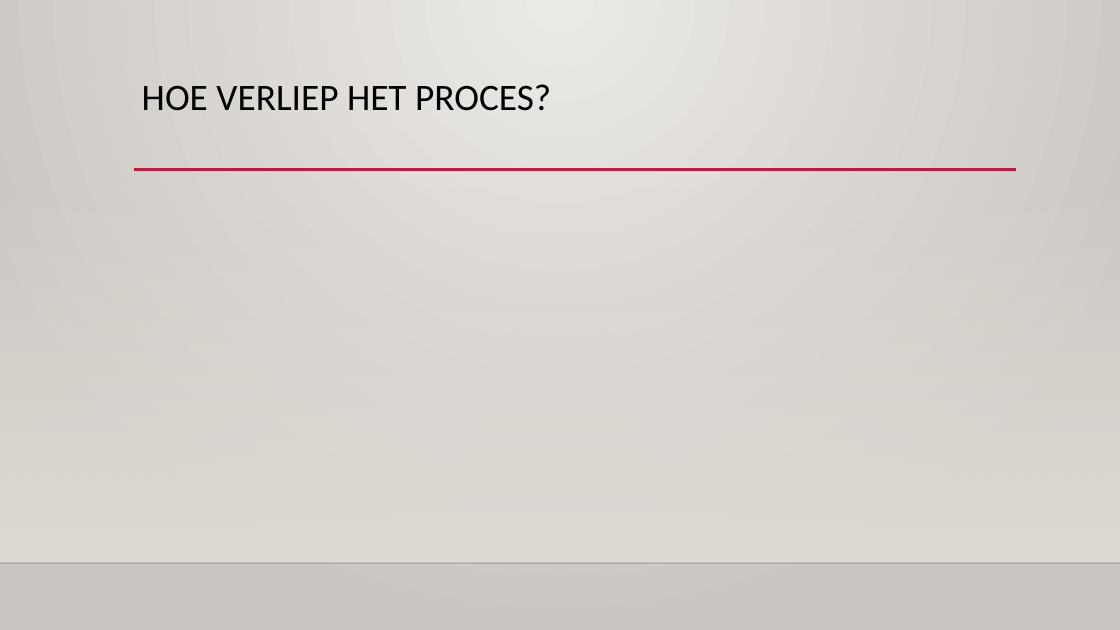
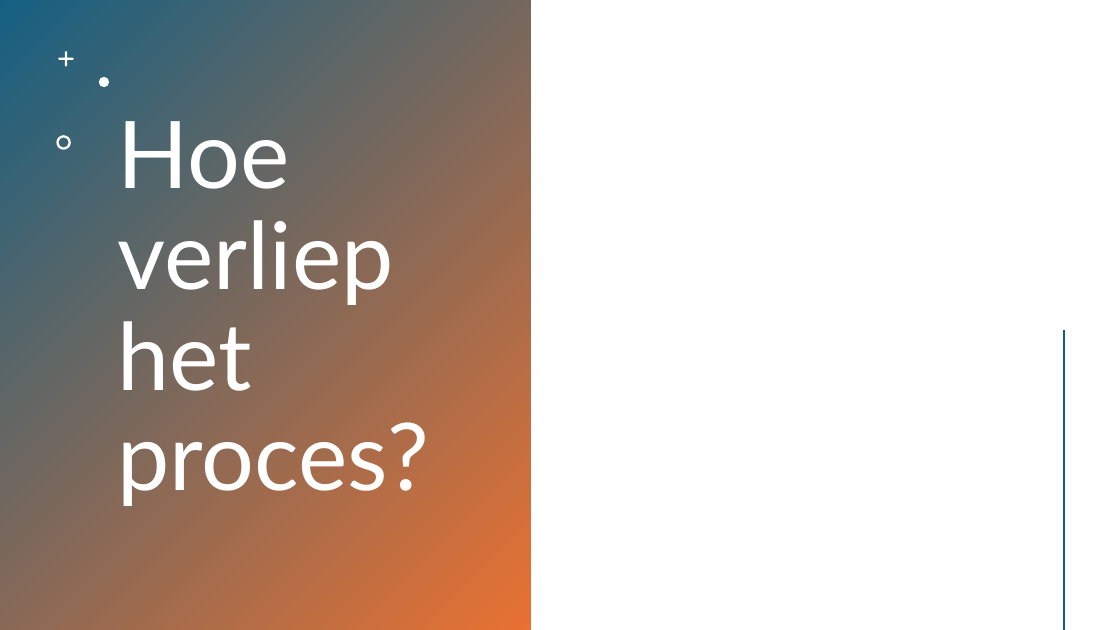
Before and after one commit to HANICA-DWA/project-sep23-klipspringer, a slide deck: slide 3 of groepsdocumenten/Presentatie - BKS.pptx. Drawn at 1120x630 pixels with LibreOffice and Linux fonts; fonts in the diff are those of the drawing; background and template pictures are left out. Boxes give left, top, right and bottom in pixels: in the first picture for what was removed or moved away, otherwise in the second. Text is boxed around its words. In the diff, an @@ line names an element or a change of style, - is before the commit and + after.

```diff
--- a/groepsdocumenten/Presentatie - BKS.pptx
+++ b/groepsdocumenten/Presentatie - BKS.pptx
@@ background gradient #ECEAE7 to #CAC7C1 to #FFFFFF @@
@@ rectangle added at (0,0,531,630), fill gradient #156082 to #E97132 @@
@@ freeform shape added at (58,51,74,67), fill #FFFFFF @@
@@ title "Hoe verliep het proces?" at (118,121,429,506): vertical alignment top to middle @@
@@ freeform shape added at (99,77,109,87), fill #FFFFFF @@
@@ freeform shape added at (56,135,71,150), fill #FFFFFF @@
@@ title at (118,121,429,506): text changed; size 32 to 80 pt; font Calibri to Lato; text colour #000000 to #FFFFFF @@
-HOE VERLIEP HET PROCES?
+Hoe verliep het proces?
@@ line removed from (134, 170) to (1017, 170) @@
@@ rectangle removed at (0,186,1120,563) @@
@@ line added from (1065, 332) to (1065, 629), #E97132 2 pt @@
@@ line removed from (0, 563) to (1120, 563) @@
```
Also in this commit, not shown: 6 other slides changed.
